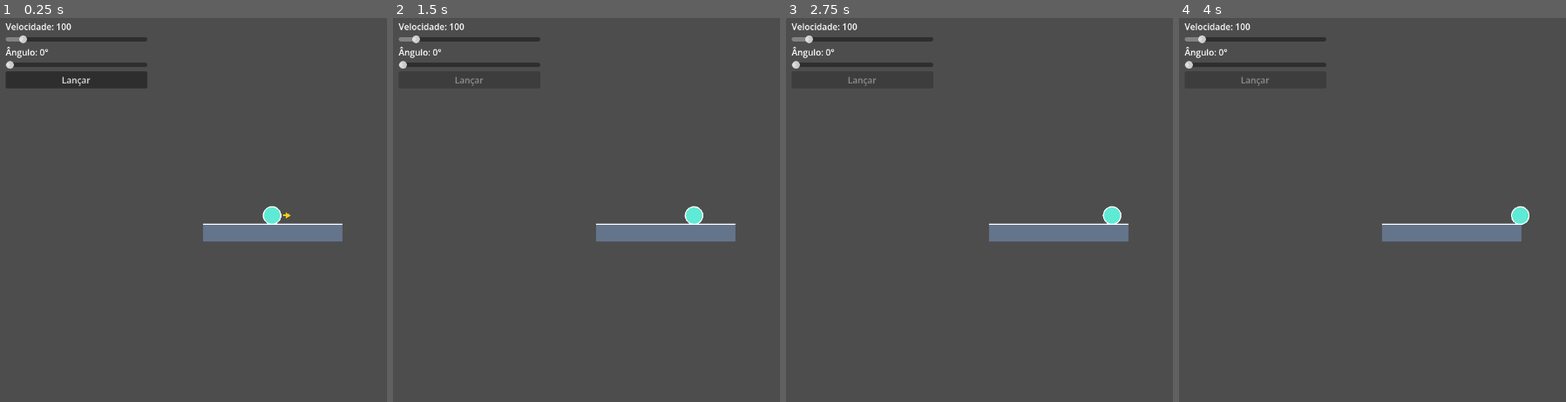
Above: before the commit, frames 1-4 (left to right).
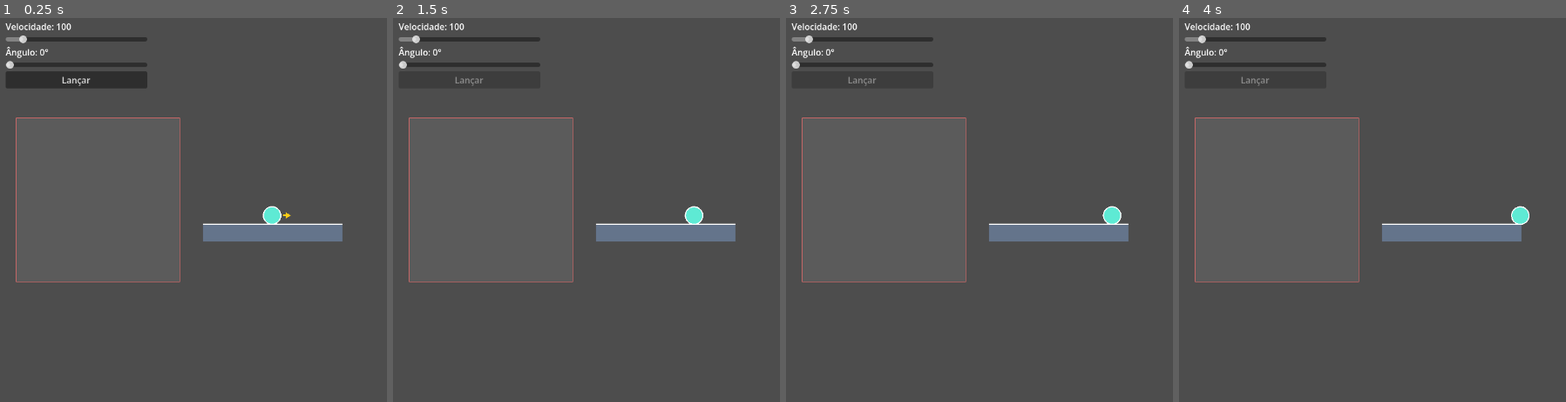
Above: after the commit, the same moments.

Repository: Px1906/Kinema
Game: Godot game, scene res://scenes/levels/player_gravity_test.tscn
Two runs of this game, one before a commit and one after it. Both use one fixed random seed, a clock stepped at 60 frames per second and the inputs below. The project has no main scene, so this scene is started directly.
Inputs (mouse positions are in pixels of both pictures, inside the frame that each line leads up to):
- Up to frame 1 (0.25 s): no input
- Up to frame 2 (1.5 s): click "Lançar" at 0.5 s; tap Enter at 1.25 s; move the mouse to (outside the picture) at 1.27 s; click (outside the picture) at 1.42 s
- Up to frame 3 (2.75 s): move the mouse to (991, 225) at 2.02 s; click (991, 225) at 2.17 s
- Up to frame 4 (4 s): move the mouse to (outside the picture) at 2.77 s; click (outside the picture) at 2.92 s; move the mouse to (1488, 282) at 3.52 s; click (1488, 282) at 3.67 s

The runs differ from the first frame. In frame 1, 0.4% of the frame differs, in the area x 4-47%, y 25-69%; in frame 2, 0.4%; in frame 3, 0.4%; in frame 4, 0.4%.

Commit message:
feat: Criação do mouse_control.gd
O script está sujeito a mudanças e polimentos!

Diff:
--- a/scripts/levels/player_gravity_test.gd
+++ b/scripts/levels/player_gravity_test.gd
@@ -7,3 +7,9 @@
 	var controls := LaunchControls.new()
 	controls.player = player
 	add_child(controls)
+
+	var mouse := MouseControl.new()
+	mouse.player = player
+	mouse.position = Vector2(40, 200)  # canto superior esquerdo da área
+	mouse.size = Vector2(300, 300)     # largura e altura
+	add_child(mouse)
--- a/scripts/player/player.gd
+++ b/scripts/player/player.gd
@@ -89,7 +89,6 @@
 	if state == State.PREPARANDO:
 		_draw_launch_arrow()
 
-
 func _draw_launch_arrow() -> void:
 	if launch_velocity.length_squared() < 1.0:
 		return
--- /dev/null
+++ b/scripts/ui/mouse_control.gd
@@ -0,0 +1,68 @@
+extends Control
+class_name MouseControl
+
+@export var player: Player
+
+@export_category("Vetor de lancamento")
+@export var inverter_direcao: bool = false
+@export var fator_velocidade: float = 3.0
+@export var velocidade_maxima: float = 1000.0
+@export var distancia_minima: float = 5.0
+
+@export_category("Visual")
+@export var mostrar_area: bool = true
+@export var cor_area := Color(1, 1, 1, 0.08)
+@export var cor_vetor := Color("#f87171")
+
+var _arrastando := false
+var _inicio := Vector2.ZERO
+var _atual := Vector2.ZERO
+
+
+func _ready() -> void:
+	mouse_filter = Control.MOUSE_FILTER_STOP
+
+
+func _gui_input(event: InputEvent) -> void:
+	if player == null:
+		return
+
+	if event is InputEventMouseButton and event.button_index == MOUSE_BUTTON_LEFT:
+		if event.pressed and player.state == Player.State.PREPARANDO:
+			_arrastando = true
+			_inicio = event.position
+			_atual = event.position
+		else:
+			_arrastando = false
+		queue_redraw()
+		accept_event()
+
+	elif event is InputEventMouseMotion and _arrastando:
+		if player.state != Player.State.PREPARANDO:
+			_arrastando = false
+		else:
+			_atual = event.position
+			_aplicar_vetor()
+		queue_redraw()
+		accept_event()
+
+
+func _aplicar_vetor() -> void:
+	var v := _atual - _inicio
+	if inverter_direcao:
+		v = -v
+	if v.length() < distancia_minima:
+		return
+
+	var angulo := clampf(rad_to_deg(atan2(-v.y, v.x)), 0.0, 180.0)
+	var velocidade := minf(v.length() * fator_velocidade, velocidade_maxima)
+	player.set_launch_parameters(velocidade, angulo)
+
+
+func _draw() -> void:
+	if mostrar_area:
+		draw_rect(Rect2(Vector2.ZERO, size), cor_area)
+		draw_rect(Rect2(Vector2.ZERO, size), cor_vetor, false, 1.0)
+	if _arrastando:
+		draw_line(_inicio, _atual, cor_vetor, 2.0)
+		draw_circle(_inicio, 4.0, cor_vetor)
Not shown, added: scripts/ui/mouse_control.gd.uid
